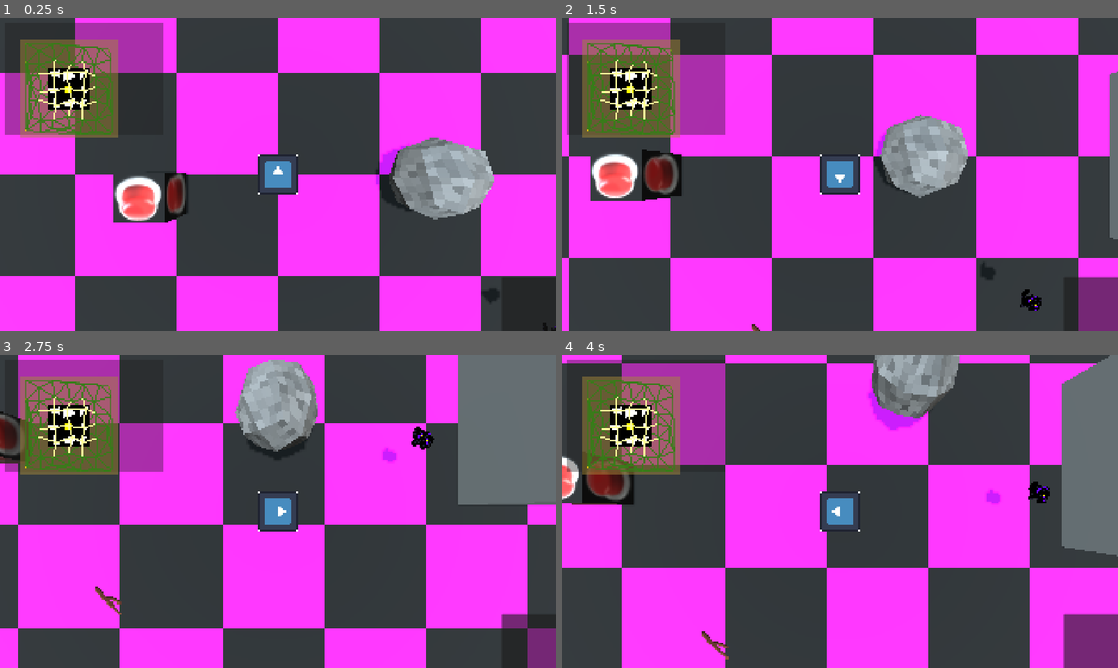
Above: before the commit, frames 1-4 (two rows, left to right).
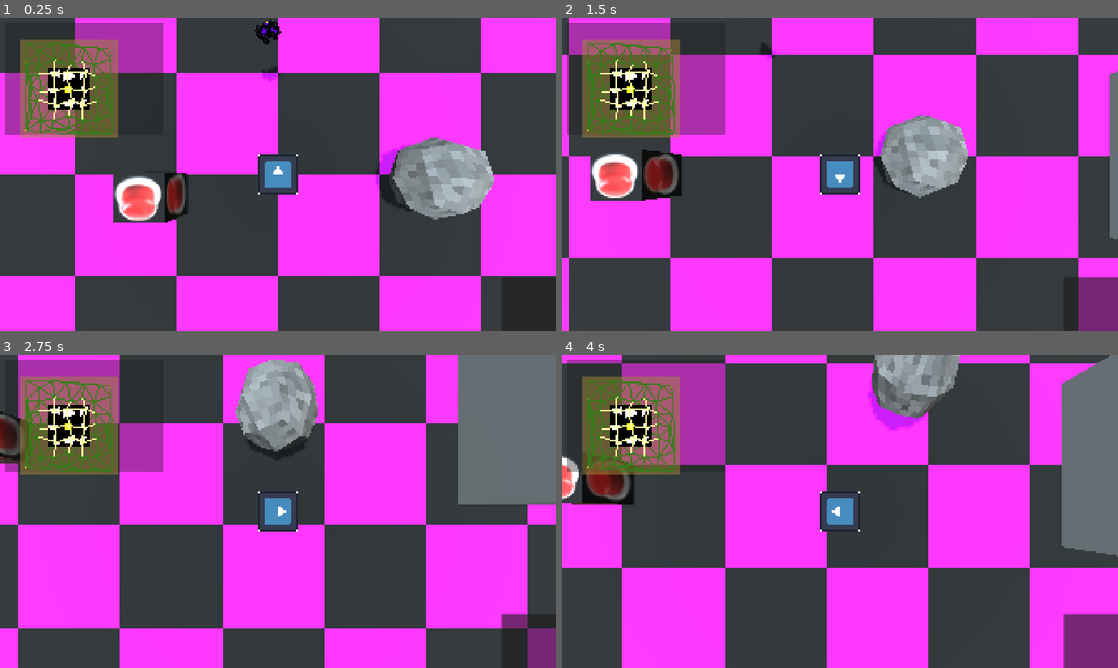
Above: after the commit, the same moments.

Repository: GammaRayTea/project-3-primordial-mass
Game: Godot game, scene res://main.tscn
Two runs of this game, one before a commit and one after it. Both use one fixed random seed, a clock stepped at 60 frames per second and the inputs below. The engine's default icon, where the game draws it, is replaced by a stand-in: a white triangle on a blue panel in a dark square.
Inputs:
- Up to frame 1 (0.25 s): no input
- Up to frame 2 (1.5 s): hold D (move_right) 0.53-1.28 s; tap E (interact) at 0.6, 1.35 s; hold S (move_down) from 1.28 s (still down)
- Up to frame 3 (2.75 s): release S (move_down) at 2.03 s; hold D (move_right) from 2.03 s (still down); tap Shift (sprint) at 2.1 s; tap E (interact) at 2.3 s
- Up to frame 4 (4 s): release D (move_right) at 2.78 s; hold W (move_up) 2.78-3.53 s; tap E (interact) at 2.85, 3.6 s; hold A (move_left) from 3.53 s (still down)

The runs differ from the first frame. In frame 1, 0.4% of the frame differs, in the area x 45-100%, y 0-100%; in frame 2, 0.3%; in frame 3, 0.4%; in frame 4, 0.4%.

Commit message:
item pickups

Diff:
--- a/game/behaviours/events/base_event.gd
+++ b/game/behaviours/events/base_event.gd
@@ -1,11 +1,10 @@
 @tool
 @abstract class_name Event extends Node
-signal finished
+
 
 func _get_configuration_warnings() -> PackedStringArray:
 	var warnings  = PackedStringArray()
-	if finished.get_connections().size() <0:
-		warnings.append("Event doesn't emit finished. Enemy will stall when starting it's execution")
+
 	var properties: = get_property_list()
 
 	for p in properties:
--- /dev/null
+++ b/game/behaviours/events/drop_currency.gd
@@ -0,0 +1,18 @@
+@tool
+class_name DropEvent extends Event
+
+@export var drop_container:PackedScene
+@export var source:Node3D
+
+
+@export var min_value:int
+@export var max_value:int
+@export var type:DropContainer.CURRENCY
+
+func execute() -> void:
+	pass
+	var drop:DropContainer = drop_container.instantiate()
+	print(drop)
+	drop.setup(randi_range(min_value,max_value),type)
+	get_tree().get_first_node_in_group("Game").add_child(drop)
+	drop.global_position = source.global_position
--- /dev/null
+++ b/game/behaviours/events/fix_drop_event.gd
@@ -0,0 +1,17 @@
+@tool
+class_name DropFixEvent extends Event
+#
+@export var drop_container:PackedScene
+@export var source:Node3D
+
+
+@export var min_value:int
+@export var max_value:int
+@export var type:DropContainer.CURRENCY
+
+func execute() -> void:
+	var drop:DropContainer = drop_container.instantiate()
+	print(drop)
+	drop.setup(randi_range(min_value,max_value),type)
+	get_tree().get_first_node_in_group("Game").add_child(drop)
+	drop.global_position = source.global_position
--- a/game/behaviours/state_machine/state_machine.gd
+++ b/game/behaviours/state_machine/state_machine.gd
@@ -51,7 +51,6 @@
 
 
 func switch_to_state(_state:State) -> void:
-	print("changing to state ", _state.name)
 	if current_state:
 		current_state._exit()
 	current_state = _state
--- a/game/behaviours/state_machine/states/random_direction.gd
+++ b/game/behaviours/state_machine/states/random_direction.gd
@@ -17,8 +17,7 @@
 ##Components of randomized [param direcction] get multiplied with components of [param mask] use this to include and exclude axes from randomization (e.g. (1,0,1) will make direction not have a y component
 @export var mask:Vector3
 func _setup()->void:
-	print("started")
-
+	pass
 func _start()-> void:
 	direction = Vector3(randf_range(-1,1) * mask.x, randf_range(-1,1) * mask.y, randf_range(-1,1) * mask.z).normalized()*randf_range(min_scale,max_scale)
 	set_data(direction,pass_data_targets[0])
--- a/game/behaviours/state_machine/states/walk_to_position.gd
+++ b/game/behaviours/state_machine/states/walk_to_position.gd
@@ -16,7 +16,6 @@
 	print("moving to target...")
 func _execute(_delta:float) -> void:
 	var direction = target.global_position.direction_to(target_position).normalized()
-	print(target.global_position.distance_to(target_position))
 	var target_vel = direction * speed
 	target.velocity.x = move_toward(target.velocity.x,target_vel.x,ACCELERATION)
 	target.velocity.z = move_toward(target.velocity.z,target_vel.z,ACCELERATION)
@@ -25,8 +24,6 @@
 	target.rotate_to_direction(direction)
 
 	if target.global_position.distance_to(target_position) <= distance_threshold:
-		print("target reached")
 		finished.emit()
 func _exit() -> void:
 	target.velocity = Vector3(0,0,0)
-	print(target.velocity)
--- a/game/enemies/enemy_base/base_enemy.gd
+++ b/game/enemies/enemy_base/base_enemy.gd
@@ -49,16 +49,15 @@
 
 func get_hit(source:HitBox):
 	health-=source.damage
+	print("damage ", source.damage, " health ", health)
 
 
 	execute_events(events_on_hurt)
 	enemy_hit.emit()
-	print("damage ", source.damage, " health ", health)
 
 func die() -> void:
-	await execute_events(events_on_death)
+	execute_events(events_on_death)
 	enemy_died.emit()
-	queue_free()
 
 
 func _on_hurt_box_area_entered(area: Area3D) -> void:
@@ -76,4 +75,3 @@
 	for event in events:
 		if event is Event:
 			event.execute()
-			await event.finished
--- a/game/enemies/enemy_base/base_enemy.tscn
+++ b/game/enemies/enemy_base/base_enemy.tscn
@@ -44,16 +44,20 @@
 
 [node name="CollisionShape3D" type="CollisionShape3D" parent="HitBox" unique_id=1689760368]
 shape = SubResource("BoxShape3D_udmuc")
+debug_color = Color(0.2941713, 0.6122485, 0.42343524, 0.41960785)
 
 [node name="HurtBox" type="Area3D" parent="." unique_id=158402479]
 collision_layer = 4
-collision_mask = 4
+collision_mask = 24
 script = ExtResource("4_yixaj")
 metadata/_custom_type_script = "uid://daou788t0evlx"
 
 [node name="CollisionShape3D" type="CollisionShape3D" parent="HurtBox" unique_id=948016057]
 shape = SubResource("BoxShape3D_kpvxy")
+debug_color = Color(0.99591845, 0, 0.20490283, 0.41960785)
 
 [node name="RotationPivot" type="Node3D" parent="." unique_id=1172787614]
 
 [node name="Visuals" type="Node3D" parent="RotationPivot" unique_id=33426455]
+
+[connection signal="area_entered" from="HurtBox" to="." method="_on_hurt_box_area_entered"]
--- a/game/enemies/globber/globber.tscn
+++ b/game/enemies/globber/globber.tscn
@@ -16,7 +16,10 @@
 [ext_resource type="Script" uid="uid://dbrxet3cojgye" path="res://game/behaviours/state_machine/states/set_property_state.gd" id="6_joybc"]
 [ext_resource type="Texture2D" uid="uid://clc4utnnqtjv7" path="res://assets/enemies/globber/animations/Globber2RightHand.png" id="7_o8dyd"]
 [ext_resource type="Texture2D" uid="uid://sr0t8p36qtyk" path="res://assets/enemies/globber/animations/Globber2LeftArm.png" id="8_l3wxe"]
+[ext_resource type="Script" uid="uid://bjk3g7dq7gj20" path="res://game/behaviours/events/drop_currency.gd" id="8_l7o33"]
+[ext_resource type="Script" uid="uid://cxmt2fl7nvfju" path="res://game/behaviours/events/free.gd" id="9_45htx"]
 [ext_resource type="Texture2D" uid="uid://c05h2pexxxc1b" path="res://assets/enemies/globber/animations/Globber2LeftHand.png" id="9_gtf71"]
+[ext_resource type="PackedScene" uid="uid://bxc14y6cn37vn" path="res://game/items/currency_drop/drop_container.tscn" id="9_ydwe4"]
 [ext_resource type="Texture2D" uid="uid://cyridy5dd1i67" path="res://assets/enemies/globber/animations/Globber2Head.png" id="10_2odp2"]
 [ext_resource type="Texture2D" uid="uid://dv6igb3os748t" path="res://assets/enemies/globber/animations/GlobberSprite2DeathAnimationpuddleSheet.png" id="14_o8dyd"]
 [ext_resource type="PackedScene" uid="uid://bl53b1u4n37y7" path="res://game/enemies/vision_cone/vision_cone.tscn" id="18_2si2q"]
@@ -266,10 +269,8 @@
 "speed": 5.0
 }]
 
-[node name="Globber" unique_id=2048773448 instance=ExtResource("1_nrhof")]
-
-[node name="WorldCollider" parent="." index="0" unique_id=1421813303]
-visible = false
+[node name="Globber" unique_id=2048773448 node_paths=PackedStringArray("events_on_death") instance=ExtResource("1_nrhof")]
+events_on_death = [NodePath("Events/DropEvent"), NodePath("Events/FreeEvent")]
 
 [node name="StateMachine" parent="." index="1" unique_id=751087973 node_paths=PackedStringArray("initial_state")]
 initial_state = NodePath("Roam/RandomDirectionState")
@@ -337,6 +338,19 @@
 next_state = NodePath("../../Roam/RandomDirectionState")
 metadata/_custom_type_script = "uid://dbrxet3cojgye"
 
+[node name="FreeEvent" type="Node" parent="Events" parent_id_path=PackedInt32Array(1440544615) index="0" unique_id=212106046 node_paths=PackedStringArray("target")]
+script = ExtResource("9_45htx")
+target = NodePath("../..")
+metadata/_custom_type_script = "uid://cxmt2fl7nvfju"
+
+[node name="DropEvent" type="Node" parent="Events" parent_id_path=PackedInt32Array(1440544615) index="1" unique_id=730886903 node_paths=PackedStringArray("source")]
+script = ExtResource("8_l7o33")
+drop_container = ExtResource("9_ydwe4")
+source = NodePath("../..")
+min_value = null
+max_value = 10
+metadata/_custom_type_script = "uid://bjk3g7dq7gj20"
+
 [node name="AnimationPlayer" parent="." index="3" unique_id=67901383]
 libraries/ = SubResource("AnimationLibrary_845p2")
 
--- a/game/enemies/vision_cone/globber_vision_cone.gd
+++ b/game/enemies/vision_cone/globber_vision_cone.gd
@@ -14,9 +14,8 @@
 		path_trace.target_position*= 1.2
 
 		var collider = path_trace.get_collider()
-		print(collider)
+
 		if collider == _area:
-			print("player found")
 			(alert_state as WalkToPositionState).target_position = detect_position
 			enemy.state_machine.switch_to_state(alert_state)
 			set_deferred("monitoring", false)
--- a/game/interactables/rigid_interactables/rolling_boulder/rolling_boulder.gd
+++ b/game/interactables/rigid_interactables/rolling_boulder/rolling_boulder.gd
@@ -3,13 +3,12 @@
 @export var hit_box:HitBox
 @export var damage_speed_threshold:float = 1.0
 func onInteractionAreaEntered(_area:Area3D)->void:
-	print("entered")
+	pass
 
 func _physics_process(_delta: float) -> void:
 
 	if linear_velocity.length() > damage_speed_threshold:
 		hit_box.damage = clamp(pow(linear_velocity.length(),3),0, 100)
-		print(linear_velocity.length())
 		hit_box.knockback = clamp(pow(linear_velocity.length(),3),0, 20)
 		hit_box.set_disabled(false)
 	else:
--- a/game/interactables/rigid_interactables/rolling_boulder/rolling_boulder.tscn
+++ b/game/interactables/rigid_interactables/rolling_boulder/rolling_boulder.tscn
@@ -49,3 +49,4 @@
 debug_color = Color(0.9228927, 0.2504923, 0.31508198, 0.41960785)
 
 [connection signal="area_entered" from="InteractionBox" to="." method="onInteractionAreaEntered"]
+[connection signal="area_entered" from="HitBox" to="." method="_on_hit_box_area_entered"]
--- /dev/null
+++ b/game/items/currency_drop/drop_container.gd
@@ -0,0 +1,16 @@
+class_name DropContainer extends Node3D
+
+enum CURRENCY {TEST}
+@export var type :CURRENCY
+@export var value:int
+
+func setup(_type:CURRENCY, _value:int) -> void:
+	if _value <1:
+		_value = 1
+	type = _type
+	value = _value
+
+
+func _on_interaction_box_area_entered(_area: Area3D) -> void:
+	#GameState.save_game.currency[type]+= value
+	queue_free()
--- /dev/null
+++ b/game/items/currency_drop/drop_container.tscn
@@ -0,0 +1,26 @@
+[gd_scene format=3 uid="uid://bxc14y6cn37vn"]
+
+[ext_resource type="Script" uid="uid://bjo1esv7cvxe7" path="res://game/items/currency_drop/drop_container.gd" id="1_td8i2"]
+[ext_resource type="Script" uid="uid://cuon1d6qjf5qt" path="res://game/interaction_boxes/interaction_box.gd" id="2_27rtk"]
+
+[sub_resource type="DrawableTexture2D" id="DrawableTexture2D_wswa0"]
+
+[sub_resource type="SphereShape3D" id="SphereShape3D_wvjwh"]
+
+[node name="DropContainer" type="Node3D" unique_id=1625775668]
+script = ExtResource("1_td8i2")
+
+[node name="Sprite3D" type="Sprite3D" parent="." unique_id=1092540364]
+billboard = 1
+texture = SubResource("DrawableTexture2D_wswa0")
+
+[node name="InteractionBox" type="Area3D" parent="." unique_id=1132708494]
+collision_layer = 0
+collision_mask = 64
+script = ExtResource("2_27rtk")
+metadata/_custom_type_script = "uid://cuon1d6qjf5qt"
+
+[node name="CollisionShape3D" type="CollisionShape3D" parent="InteractionBox" unique_id=1098248224]
+shape = SubResource("SphereShape3D_wvjwh")
+
+[connection signal="area_entered" from="InteractionBox" to="." method="_on_interaction_box_area_entered"]
--- a/game/player/player.tscn
+++ b/game/player/player.tscn
@@ -37,7 +37,7 @@
 MAX_WALKING_SPEED = 100.0
 MAX_RUNNING_SPEED = 8.0
 rotation_pivot = NodePath("RotationPivot")
-interaction_box = NodePath("RotationPivot/InteractionBox")
+interaction_box = NodePath("RotationPivot/InteractionButtonBox")
 push_box_shape = NodePath("RotationPivot/PushBox/CollisionShape3D")
 hud = NodePath("Overlay")
 
@@ -78,12 +78,22 @@
 disabled = true
 debug_color = Color(0.7019608, 0.49019608, 0.0627451, 0.5137255)
 
-[node name="InteractionBox" type="Area3D" parent="RotationPivot" unique_id=310000525]
+[node name="InteractionButtonBox" type="Area3D" parent="RotationPivot" unique_id=310000525]
 collision_layer = 32
 collision_mask = 32
 script = ExtResource("3_a4w0n")
 
-[node name="CollisionShape3D" type="CollisionShape3D" parent="RotationPivot/InteractionBox" unique_id=671184854]
+[node name="CollisionShape3D" type="CollisionShape3D" parent="RotationPivot/InteractionButtonBox" unique_id=671184854]
+transform = Transform3D(1, 0, 0, 0, 1, 0, 0, 0, 1, 0, 0, -0.954497)
+shape = SubResource("BoxShape3D_udmuc")
+debug_color = Color(0.6284384, 0.52970546, 0.08941165, 0.41960785)
+
+[node name="DropPickupBox" type="Area3D" parent="RotationPivot" unique_id=1869776768]
+collision_layer = 0
+collision_mask = 64
+script = ExtResource("3_a4w0n")
+
+[node name="CollisionShape3D" type="CollisionShape3D" parent="RotationPivot/DropPickupBox" unique_id=1031298244]
 transform = Transform3D(1, 0, 0, 0, 1, 0, 0, 0, 1, 0, 0, -0.954497)
 shape = SubResource("BoxShape3D_udmuc")
 debug_color = Color(0.6284384, 0.52970546, 0.08941165, 0.41960785)
@@ -104,5 +114,7 @@
 [connection signal="area_exited" from="RotationPivot/PushStartBox" to="." method="_on_push_start_box_exited"]
 [connection signal="area_entered" from="RotationPivot/PushBox" to="." method="on_push_box_entered"]
 [connection signal="area_exited" from="RotationPivot/PushBox" to="." method="on_push_box_exited"]
-[connection signal="area_entered" from="RotationPivot/InteractionBox" to="." method="on_interaction_box_entered"]
-[connection signal="area_exited" from="RotationPivot/InteractionBox" to="." method="on_interaction_box_exited"]
+[connection signal="area_entered" from="RotationPivot/InteractionButtonBox" to="." method="on_interaction_box_entered"]
+[connection signal="area_exited" from="RotationPivot/InteractionButtonBox" to="." method="on_interaction_box_exited"]
+[connection signal="area_entered" from="RotationPivot/DropPickupBox" to="." method="on_interaction_box_entered"]
+[connection signal="area_exited" from="RotationPivot/DropPickupBox" to="." method="on_interaction_box_exited"]
--- a/game/session/player_data.gd
+++ b/game/session/player_data.gd
@@ -1,4 +1,7 @@
 class_name SaveGame extends Resource
 
+@export var currency:Dictionary[DropContainer.CURRENCY, int] = {}
 
-@export var basic_currency:float = 0.0
+func _init() -> void:
+	for key in DropContainer.CURRENCY.values():
+		currency[key] = 0
--- a/main.gd
+++ b/game_state.gd
@@ -5,6 +5,8 @@
 var save_game: SaveGame = null
 
 func _ready() -> void:
+	save_game = SaveGame.new()
+
 
 	if save:
 		if ResourceLoader.exists(SAVE_PATH):
--- a/main.tscn
+++ b/main.tscn
@@ -1,16 +1,11 @@
 [gd_scene format=3 uid="uid://c8257oy8c1lmb"]
 
 [ext_resource type="PackedScene" uid="uid://slg88wvcuno1" path="res://game/environment/test_room/test_room.tscn" id="1_0xm2m"]
-[ext_resource type="Script" uid="uid://ukbuejw1m15w" path="res://main.gd" id="1_272bh"]
 [ext_resource type="PackedScene" uid="uid://ct0p6npqva67" path="res://game/player/player.tscn" id="2_h2yge"]
 [ext_resource type="PackedScene" uid="uid://bqumv4uggm1d4" path="res://game/interactables/rigid_interactables/rolling_boulder/rolling_boulder.tscn" id="3_h2yge"]
 [ext_resource type="PackedScene" uid="uid://chhwtehoo1ycb" path="res://game/interactables/control_elements/button/button.tscn" id="4_1bvp3"]
 [ext_resource type="PackedScene" uid="uid://q7pghq5h7g5" path="res://game/environment/cell_generator/dungeon_generator.tscn" id="6_7mycd"]
 [ext_resource type="Script" uid="uid://chowmieepq3d1" path="res://game/environment/room_generation/room_generator.gd" id="8_ycdy4"]
-[ext_resource type="Script" uid="uid://nr6yjohwcrid" path="res://game/item_pickup.gd" id="9_4c57u"]
-[ext_resource type="Resource" uid="uid://v4paov7648c6" path="res://game/items/test_item/test_item.tres" id="10_4c57u"]
-[ext_resource type="Texture2D" uid="uid://cqkjj6it7sqlb" path="res://assets/Items/Stick/Sticc.png" id="11_dg77c"]
-[ext_resource type="Script" uid="uid://cuon1d6qjf5qt" path="res://game/interaction_boxes/interaction_box.gd" id="12_ycdy4"]
 [ext_resource type="PackedScene" uid="uid://bftgjshprtnon" path="res://game/enemies/globber/globber.tscn" id="13_ycdy4"]
 
 [sub_resource type="ProceduralSkyMaterial" id="ProceduralSkyMaterial_h2yge"]
@@ -25,14 +20,13 @@
 ambient_light_color = Color(1, 1, 1, 1)
 
 [node name="Main" type="Node3D" unique_id=179947457]
-script = ExtResource("1_272bh")
 
-[node name="Game" type="Node3D" parent="." unique_id=1350780846]
+[node name="Game" type="Node3D" parent="." unique_id=1350780846 groups=["Game"]]
+
+[node name="Testroom" parent="Game" unique_id=1197105803 instance=ExtResource("1_0xm2m")]
 
 [node name="Globber" parent="Game" unique_id=2048773448 instance=ExtResource("13_ycdy4")]
-transform = Transform3D(1, 0, 0, 0, 1, 0, 0, 0, 1, 5.27384, 1.1131084, 3.078743)
-
-[node name="Testroom" parent="Game" unique_id=1197105803 instance=ExtResource("1_0xm2m")]
+transform = Transform3D(1, 0, 0, 0, 1, 0, 0, 0, 1, -0.12149215, 1.8640506, -2.3186321)
 
 [node name="RollingBoulder2" parent="Game" unique_id=498289684 instance=ExtResource("3_h2yge")]
 transform = Transform3D(1, 0, 0, 0, 1, 0, 0, 0, 1, 9.739574, 5.1161127, 1.0960178)
@@ -65,21 +59,4 @@
 [node name="RoomGen" type="Node3D" parent="Game/DungeonGenerator" unique_id=27122260]
 script = ExtResource("8_ycdy4")
 
-[node name="ItemPickup" type="Node3D" parent="Game" unique_id=990009022]
-transform = Transform3D(1, 0, 0, 0, 1, 0, 0, 0, 1, -0.037080765, 0.79667544, 4.2098384)
-script = ExtResource("9_4c57u")
-item = ExtResource("10_4c57u")
-metadata/_custom_type_script = "uid://nr6yjohwcrid"
-
-[node name="Icon" type="Sprite3D" parent="Game/ItemPickup" unique_id=138897883]
-transform = Transform3D(4, 0, 0, 0, -1.7484555e-07, -4, 0, 4, -1.7484555e-07, 0, 0, 0)
-texture_filter = 0
-texture = ExtResource("11_dg77c")
-
-[node name="InteractionBox" type="Area3D" parent="Game/ItemPickup" unique_id=56664907 node_paths=PackedStringArray("target")]
-collision_layer = 32
-collision_mask = 0
-script = ExtResource("12_ycdy4")
-target = NodePath("..")
-
 [node name="UI" type="CanvasLayer" parent="." unique_id=1735095429]
--- a/project.godot
+++ b/project.godot
@@ -46,6 +46,7 @@
 [global_group]
 
 Player="The Player."
+Game=""
 
 [input]
 
@@ -101,6 +102,7 @@
 3d_physics/layer_4="PlayerHit"
 3d_physics/layer_5="EnemyHit"
 3d_physics/layer_6="Interaction"
+3d_physics/layer_7="DropPickup"
 
 [physics]
 
Not shown, added: game/behaviours/events/drop_currency.gd.uid
Not shown, added: game/behaviours/events/fix_drop_event.gd.uid
Not shown, added: game/items/currency_drop/drop_container.gd.uid
Renamed: main.gd.uid -> game_state.gd.uid
Not shown, removed: game/enemies/globber/globber.tscn1284920448.tmp
Not shown, removed: game/enemies/globber/globber.tscn1456339416.tmp
Not shown, removed: game/enemies/globber/globber.tscn2250284216.tmp
Not shown, removed: game/enemies/globber/globber.tscn6333184.tmp
